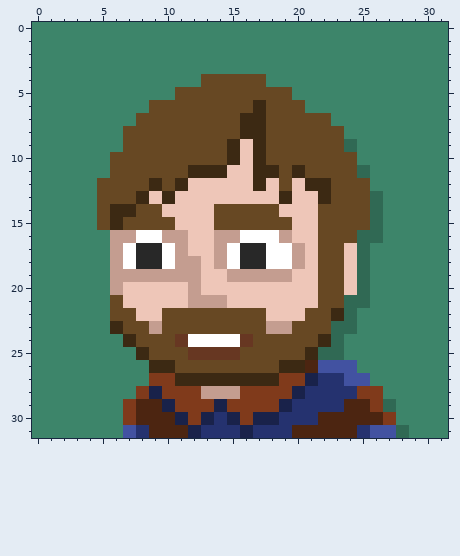
Two states of a pixel-art sprite, dist/images/icons/Adam.png. The picture above was drawn from the file before the commit.
The file is 128x128 pixels, drawn in blocks of 4x4; one block is one cell here.
After:
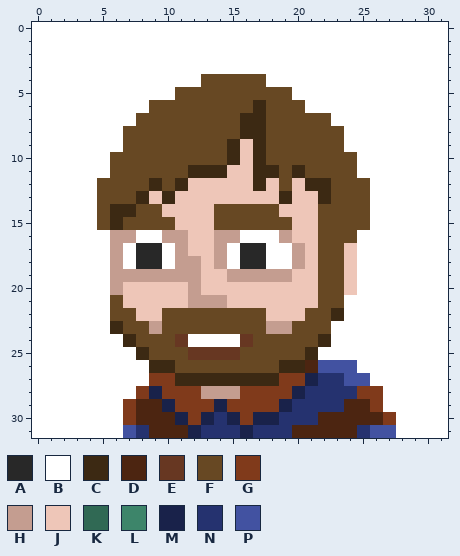
Palette (. is transparent): A #282828  B #ffffff  C #3c2913  D #4c2511  E #673722  F #674823  G #803a1b  H #c49d90  J #eec6b8  K #306954  L #3d856a  M #19224a  N #25326f  P #4252a1
What changed:
y 0..3: x 0..31 LLLLLLLLLLLLLLLLLLLLLLLLLLLLLLLL -> BBBBBBBBBBBBBBBBBBBBBBBBBBBBBBBB
y 4: x 0..12 LLLLLLLLLLLLL -> BBBBBBBBBBBBB; x 18..31 LLLLLLLLLLLLLL -> BBBBBBBBBBBBBB
y 5: x 0..10 LLLLLLLLLLL -> BBBBBBBBBBB; x 20..31 LLLLLLLLLLLL -> BBBBBBBBBBBB
y 6: x 0..8 LLLLLLLLL -> BBBBBBBBB; x 21..31 LLLLLLLLLLL -> BBBBBBBBBBB
y 7: x 0..7 LLLLLLLL -> BBBBBBBB; x 23..31 LLLLLLLLL -> BBBBBBBBB
y 8: x 0..6 LLLLLLL -> BBBBBBB; x 24..31 LLLLLLLL -> BBBBBBBB
y 9: x 0..6 LLLLLLL -> BBBBBBB; x 24..31 KLLLLLLL -> BBBBBBBB
y 10: x 0..5 LLLLLL -> BBBBBB; x 25..31 LLLLLLL -> BBBBBBB
y 11: x 0..5 LLLLLL -> BBBBBB; x 25..31 KLLLLLL -> BBBBBBB
y 12: x 0..4 LLLLL -> BBBBB; x 26..31 LLLLLL -> BBBBBB
y 13..15: x 0..4 LLLLL -> BBBBB; x 26..31 KLLLLL -> BBBBBB
y 16: x 0..5 LLLLLL -> BBBBBB; x 25..31 KKLLLLL -> BBBBBBB
y 17..20: x 0..5 LLLLLL -> BBBBBB; x 25..31 KLLLLLL -> BBBBBBB
y 21: x 0..5 LLLLLL -> BBBBBB; x 24..31 KKLLLLLL -> BBBBBBBB
y 22: x 0..5 LLLLLL -> BBBBBB; x 24..31 KLLLLLLL -> BBBBBBBB
y 23: x 0..5 LLLLLL -> BBBBBB; x 23..31 KKLLLLLLL -> BBBBBBBBB
y 24: x 0..6 LLLLLLL -> BBBBBBB; x 23..31 KLLLLLLLL -> BBBBBBBBB
y 25: x 0..7 LLLLLLLL -> BBBBBBBB; x 22..31 KKLLLLLLLL -> BBBBBBBBBB
y 26: x 0..8 LLLLLLLLL -> BBBBBBBBB; x 25..31 LLLLLLL -> BBBBBBB
y 27: x 0..8 LLLLLLLLL -> BBBBBBBBB; x 26..31 LLLLLL -> BBBBBB
y 28: x 0..7 LLLLLLLL -> BBBBBBBB; x 27..31 LLLLL -> BBBBB
y 29: x 0..6 LLLLLLL -> BBBBBBB; x 27..31 KLLLL -> BBBBB
y 30: x 0..6 LLLLLLL -> BBBBBBB; x 28..31 LLLL -> BBBB
y 31: x 0..6 LLLLLLL -> BBBBBBB; x 28..31 KLLL -> BBBB
Where, in picture pixels (left, top, right, bottom), the same in both pictures:
changed: (32, 22, 448, 438)
